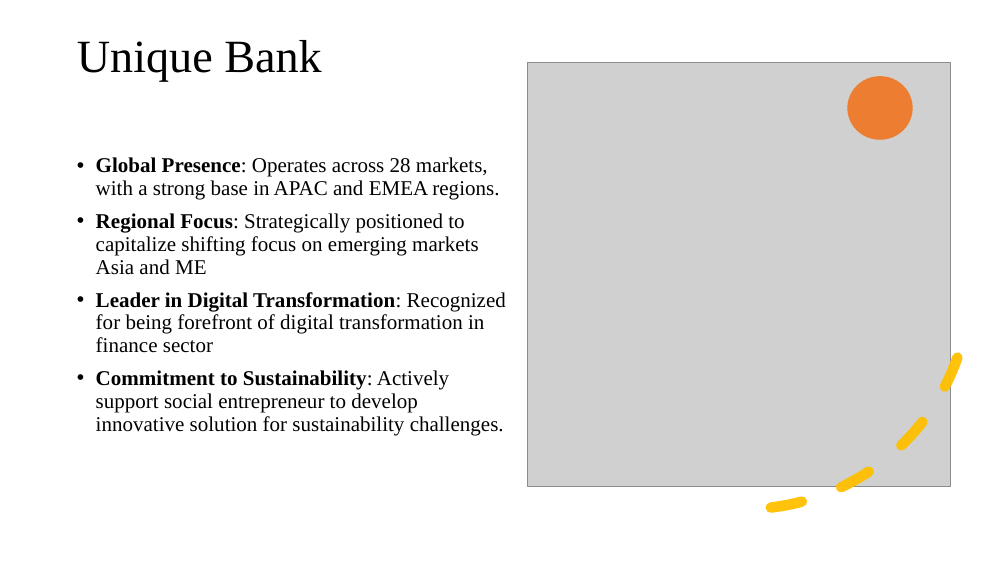
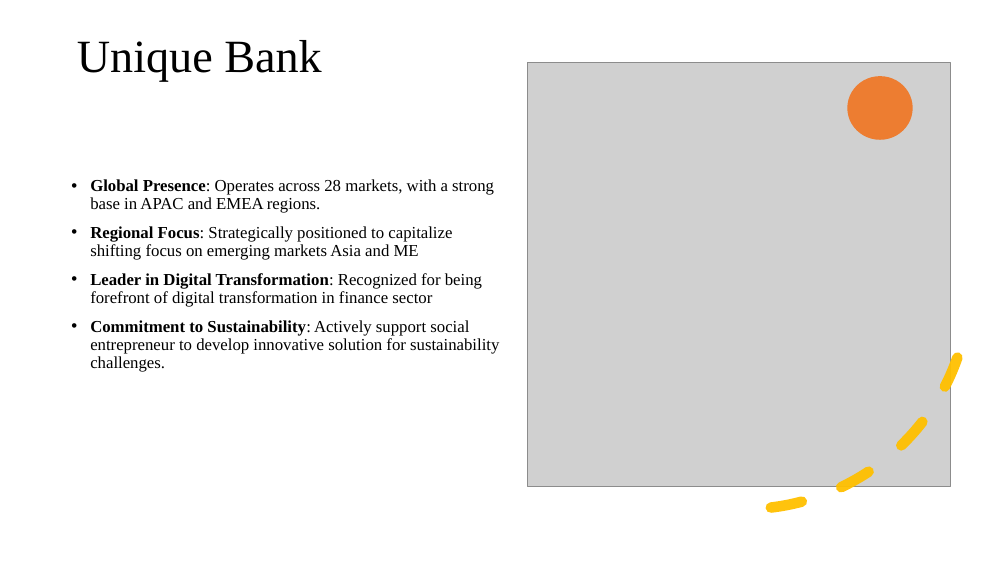
Before and after one commit to itsmeneeraj/alpha, a slide deck: slide 2 of Study - Note.pptx. Drawn at 1008x567 pixels with LibreOffice and Linux fonts; fonts in the diff are those of the drawing; grey boxes stand for pictures. Boxes give left, top, right and bottom in pixels: in the first picture for what was removed or moved away, otherwise in the second. Text is boxed around its words. In the diff, an @@ line names an element or a change of style, - is before the commit and + after.

```diff
--- a/Study - Note.pptx
+++ b/Study - Note.pptx
@@ text "Global Presence: Operates across 28 ...": place and size @@
-text "Global Presence: Operates across 28 ..." at [96, 157, 506, 435]
+text "Global Presence: Operates across 28 ..." at [90, 179, 499, 372]
@@ text "Global Presence: Operates across 28 ..." at [90, 179, 499, 372]: size 20 to 16 pt @@
```
Also in this commit, not shown: 5 other slides changed, 6 slides added, 2 slides removed, 1 other file.
